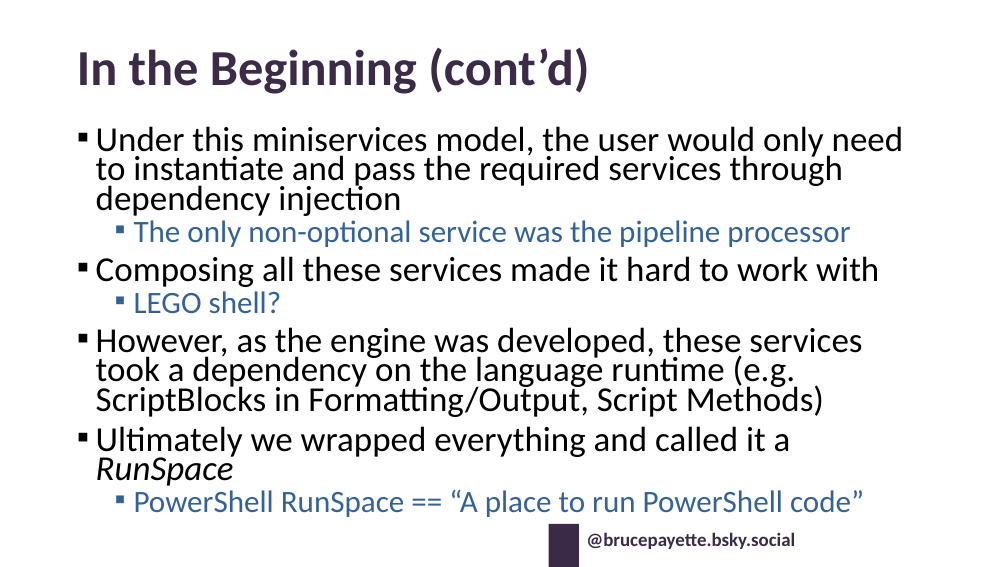
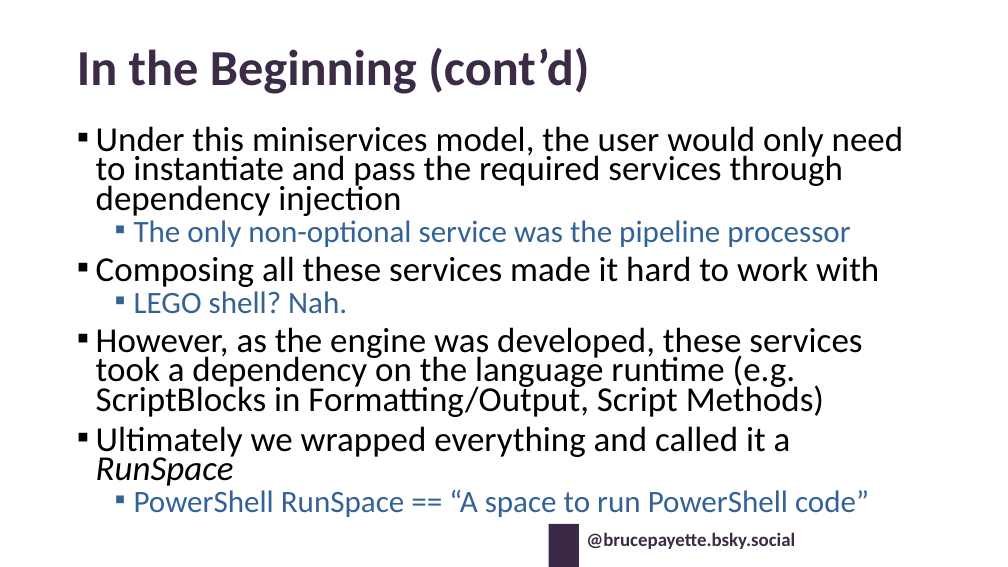
Before and after one commit to BrucePay/BraidLang, a slide deck: slide 11 of PSCONF26_Payette_Designing_PowerShell.pptx. Drawn at 1008x567 pixels with LibreOffice and Linux fonts; fonts in the diff are those of the drawing; background and template pictures are left out. Boxes give left, top, right and bottom in pixels: in the first picture for what was removed or moved away, otherwise in the second. Text is boxed around its words. In the diff, an @@ line names an element or a change of style, - is before the commit and + after.

```diff
--- a/PSCONF26_Payette_Designing_PowerShell.pptx
+++ b/PSCONF26_Payette_Designing_PowerShell.pptx
@@ text at (134,291,347,314): text changed @@
-  ▪ LEGO shell?
+  ▪ LEGO shell? Nah.
@@ text at (134,489,869,517): text changed @@
-  ▪ PowerShell RunSpace == “A place to run PowerShell code”
+  ▪ PowerShell RunSpace == “A space to run PowerShell code”
```
Also in this commit, not shown: 5 other slides changed, 2 other files.
